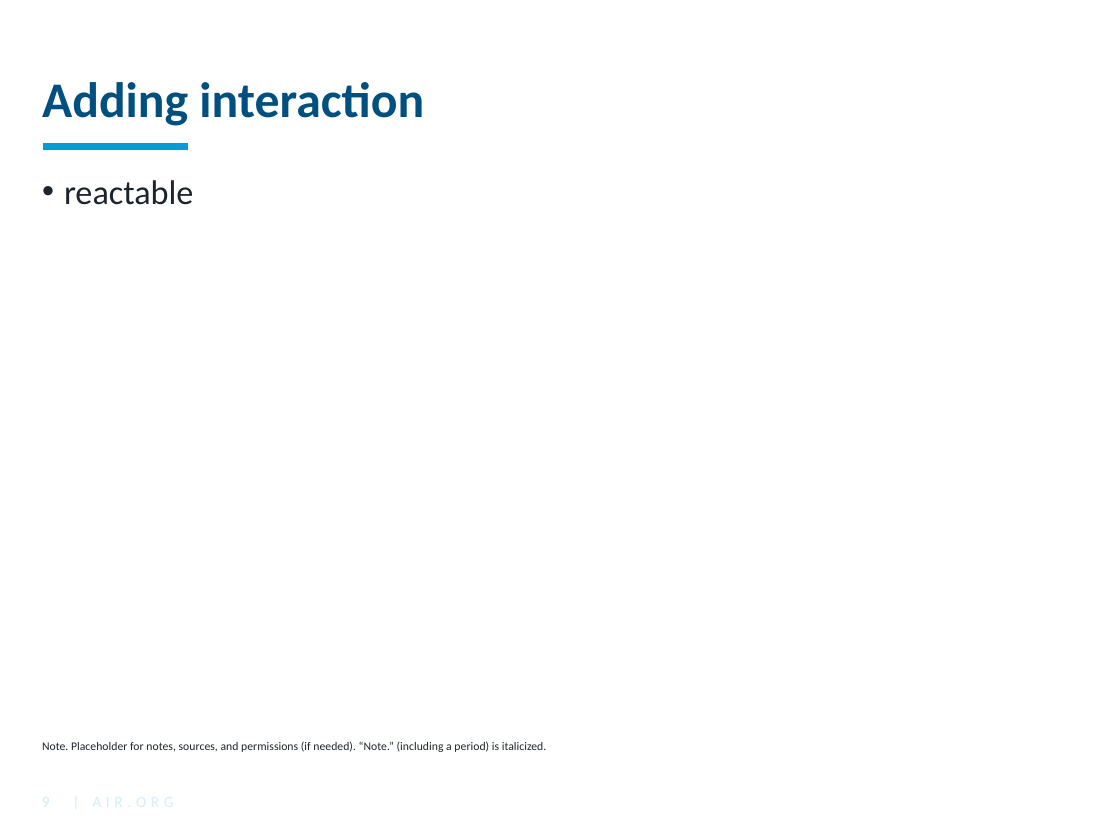
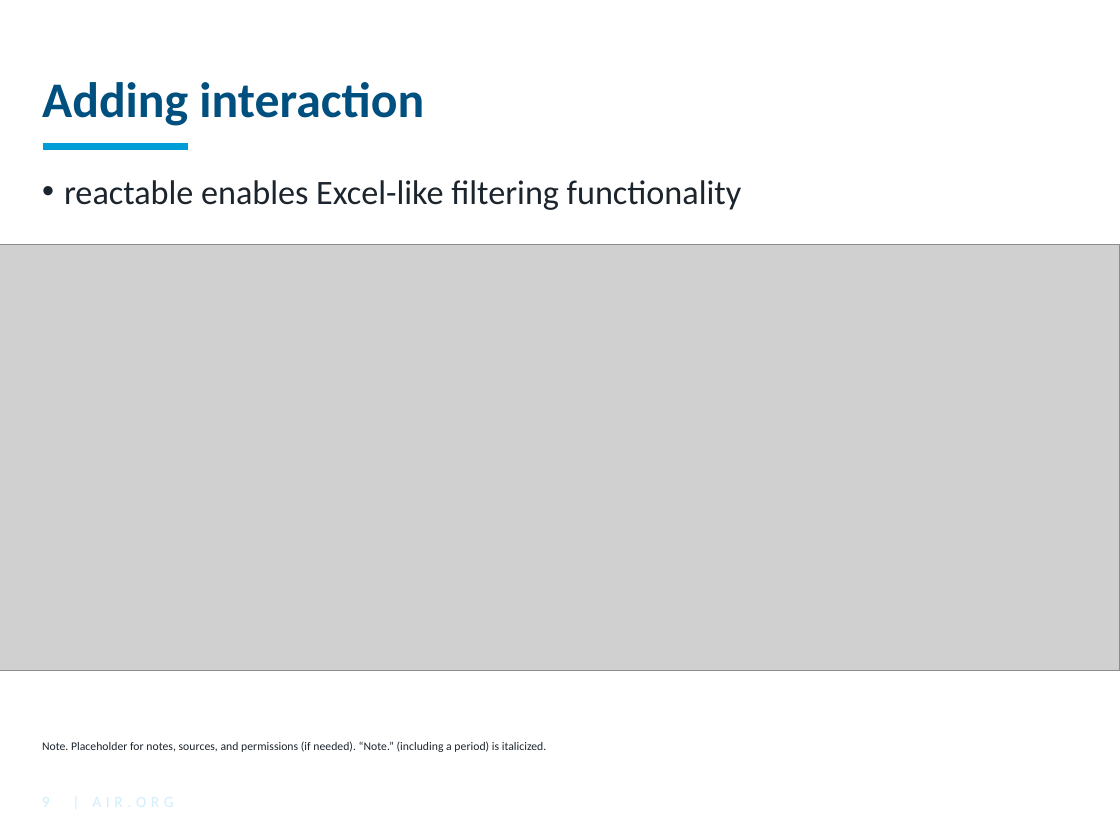
Before and after one commit to American-Institutes-for-Research/dsaa-ncme-2024, a slide deck: slide 9 of NCME.pptx. Drawn at 1120x840 pixels with LibreOffice and Linux fonts; fonts in the diff are those of the drawing; grey boxes stand for pictures; background and template pictures are left out. Boxes give left, top, right and bottom in pixels: in the first picture for what was removed or moved away, otherwise in the second. Text is boxed around its words. In the diff, an @@ line names an element or a change of style, - is before the commit and + after.

Commit message:
add images to powerpoint

```diff
--- a/NCME.pptx
+++ b/NCME.pptx
@@ text at [64, 180, 742, 210]: text changed @@
-• reactable
+• reactable enables Excel-like filtering functionality
@@ picture added at [0, 244, 1120, 671] @@
```
Also in this commit, not shown: 3 other slides changed, 2 slides added, 6 slides removed.
